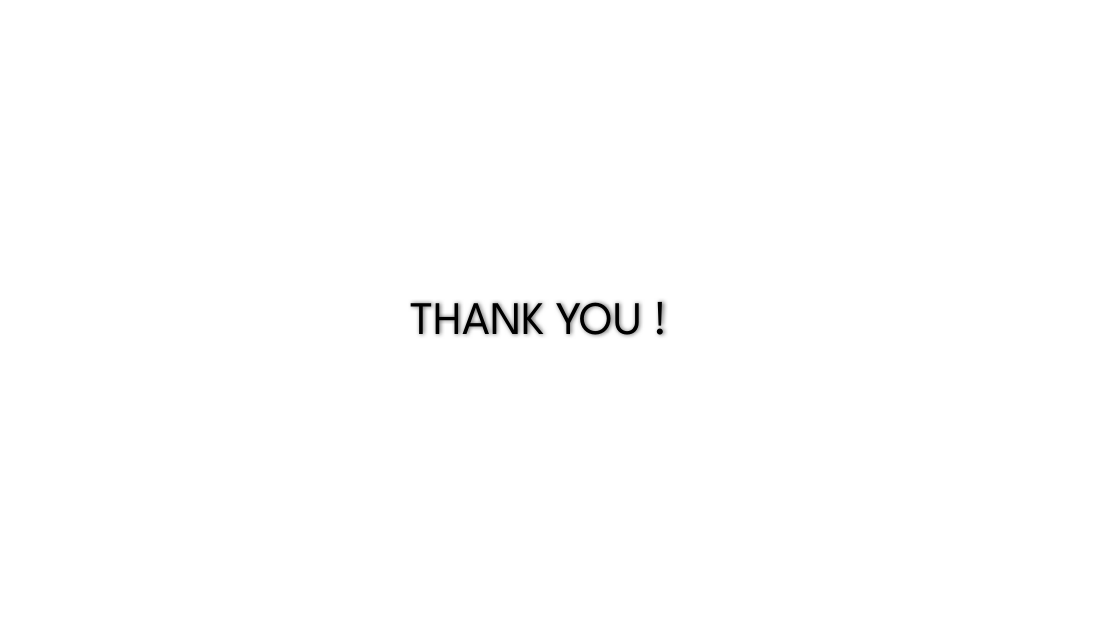
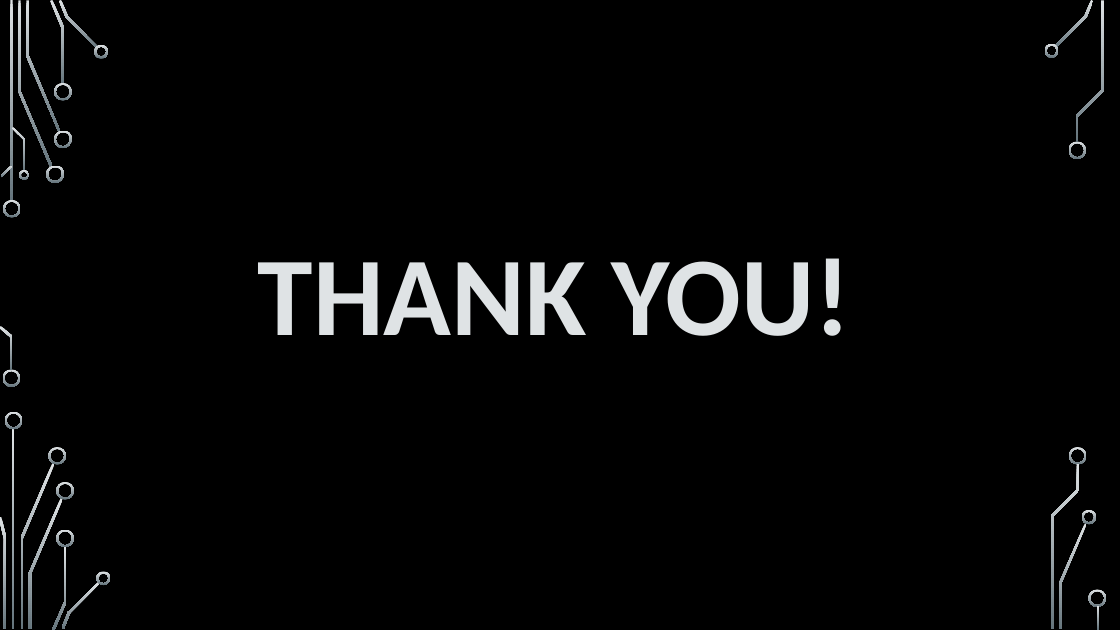
Before and after one commit to taggelos/Security, a slide deck: slide 28 of ChromeExtensions.pptx (slide 24 before the commit). Drawn at 1120x630 pixels with LibreOffice and Linux fonts; fonts in the diff are those of the drawing; background and template pictures are left out. Boxes give left, top, right and bottom in pixels: in the first picture for what was removed or moved away, otherwise in the second. Text is boxed around its words. In the diff, an @@ line names an element or a change of style, - is before the commit and + after.

```diff
--- a/ChromeExtensions.pptx
+++ b/ChromeExtensions.pptx
@@ background #FFFFFF to picture (left out) @@
@@ text "THANK YOU!" at [258,258,851,336]: vertical alignment middle to top @@
@@ text at [258,258,851,336]: text changed; size 40 to 96 pt; font League Spartan to Calibri; text colour #000000 to #DFE3E5; bold on @@
-THANK YOU !
+THANK YOU!
@@ group added at [0,0,1107,630]: 33 freeform shapes, 3 rectangles @@
```
Also in this commit, not shown: 1 other slide changed, 26 slides added, 22 slides removed, 1 other file.
